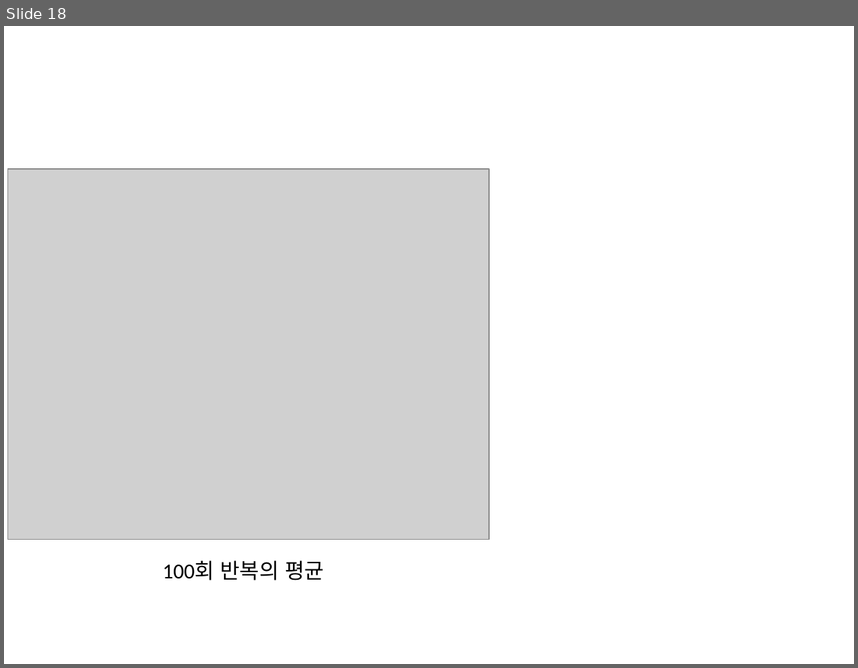
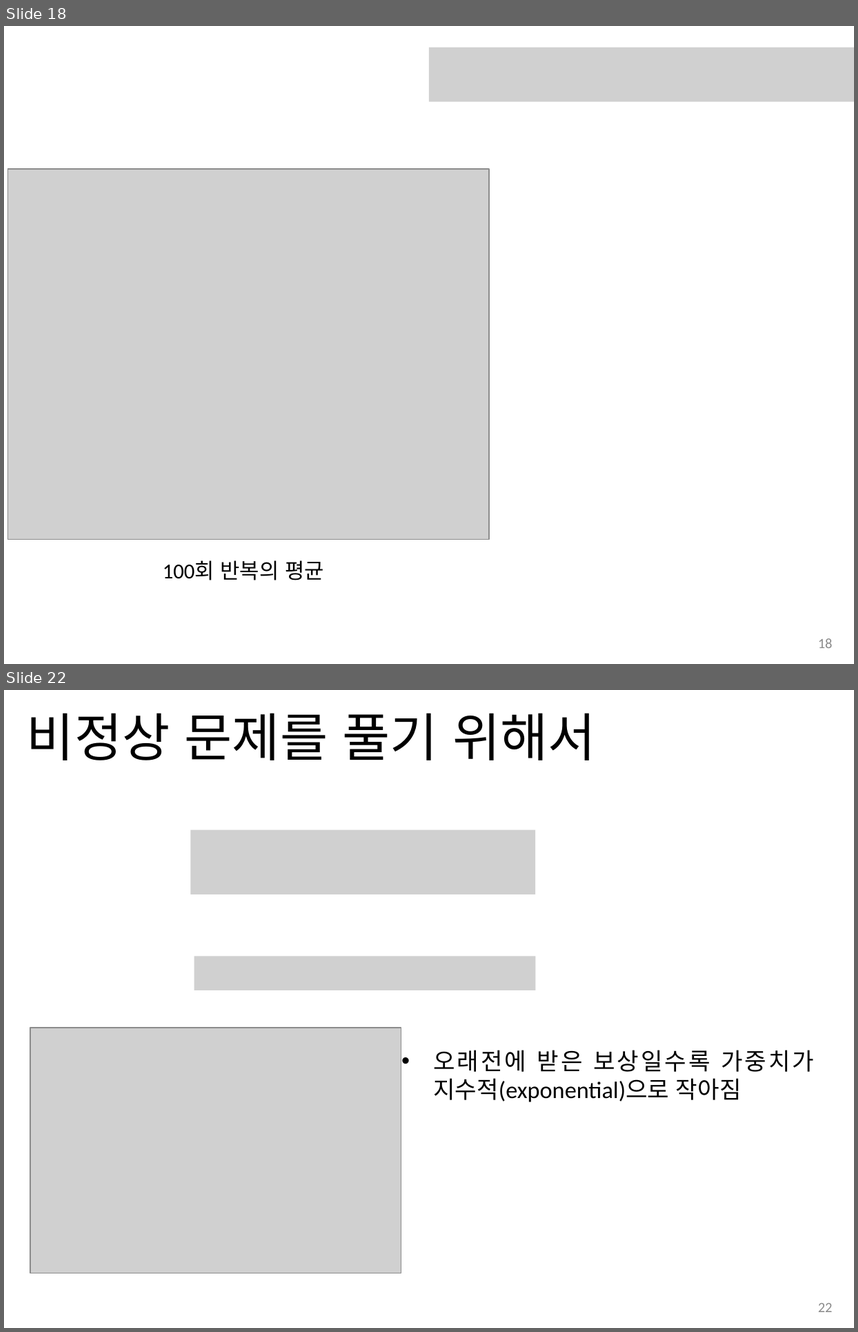
Before and after one commit to jhahncs/Class-Reinforcement-Learning, a slide deck: slides/강화학습_ch1_벤디트문제.pptx. Shown one above the other, each under a label of ours: slide 18 before the commit, slides 18 and 22 after it; the slides between them are not shown. The pictures are 858x668 and 858x1332 pixels, drawn with LibreOffice and Linux fonts; fonts in the diff are those of the drawing; grey boxes stand for pictures. Boxes give left, top, right and bottom in pixels: in the first picture for what was removed or moved away, otherwise in the second. Text is boxed around its words. In the diff, an @@ line names an element or a change of style, - is before the commit and + after.

```diff
--- a/slides/강화학습_ch1_벤디트문제.pptx
+++ b/slides/강화학습_ch1_벤디트문제.pptx
@@ slide 22 added at [4, 690, 854, 1328], background #FFFFFF @@
@@ title added at [27, 713, 596, 760], 44 pt, text #000000 @@
+비정상 문제를 풀기 위해서
@@ picture added at [190, 829, 535, 894] @@
@@ picture added at [194, 956, 536, 990] @@
@@ picture added at [30, 1027, 401, 1273] @@
@@ text added at [433, 1049, 814, 1102], 20 pt, text #000000 @@
+• 오래전에 받은 보상일수록 가중치가 지수적(exponential)으로 작아짐
@@ page number added at [818, 1303, 833, 1312], 12 pt, text #8C8C8C @@
+22
@@ slide 18 changed as well @@
@@ picture added at [429, 47, 854, 102] @@
@@ page number added at [818, 638, 833, 648], 12 pt, text #8C8C8C @@
+18
```
Also in this commit, not shown: 16 other slides changed, 7 other slides added, 1 other file.
